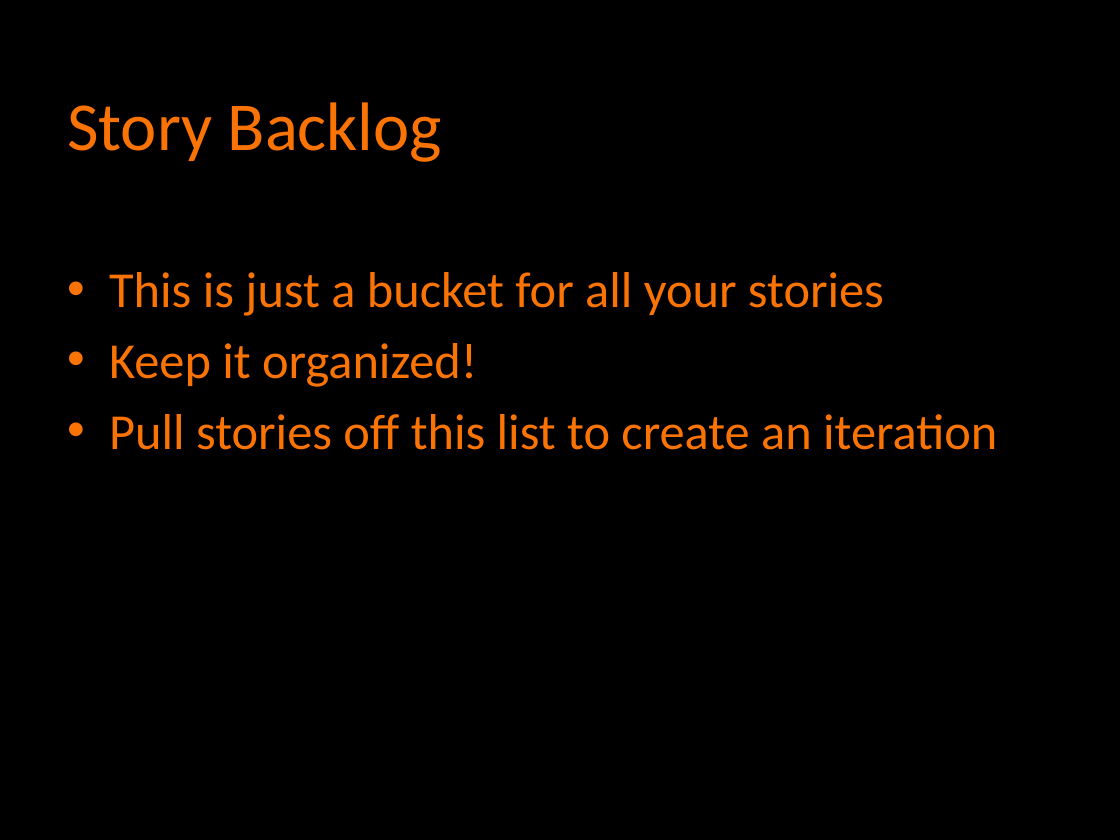
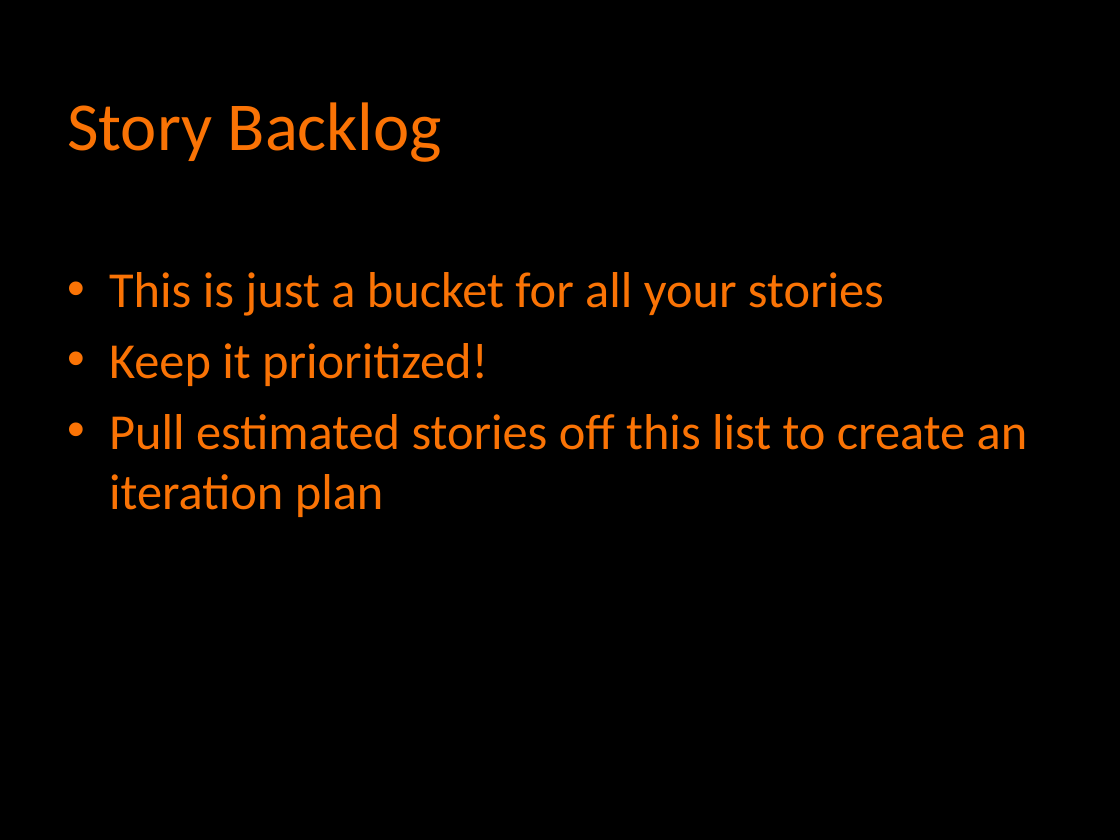
Before and after one commit to agilefire/November2010, a slide deck: slide 17 of Agile Firestarter Autumn 2010 Agile Estimation.pptx (slide 15 before the commit). Drawn at 1120x840 pixels with LibreOffice and Linux fonts; fonts in the diff are those of the drawing. Boxes give left, top, right and bottom in pixels: in the first picture for what was removed or moved away, otherwise in the second. Text is boxed around its words. In the diff, an @@ line names an element or a change of style, - is before the commit and + after.

```diff
--- a/Agile Firestarter Autumn 2010 Agile Estimation.pptx
+++ b/Agile Firestarter Autumn 2010 Agile Estimation.pptx
@@ text at (x1=109, y1=343, x2=1028, y2=517): text changed @@
-• Keep it organized!
-• Pull stories off this list to create an iteration
+• Keep it prioritized!
+• Pull estimated stories off this list to create an iteration plan
```
Also in this commit, not shown: 12 other slides changed, 3 slides added, 1 slide removed.
